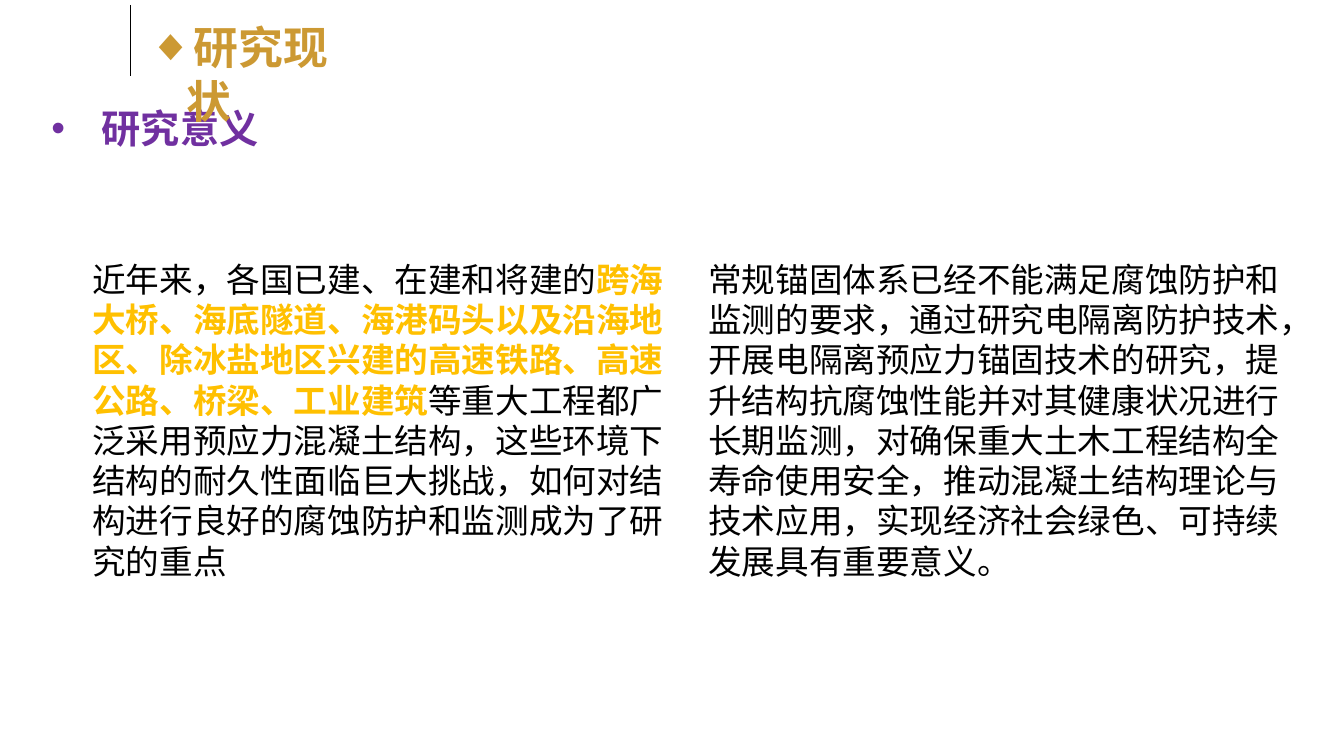
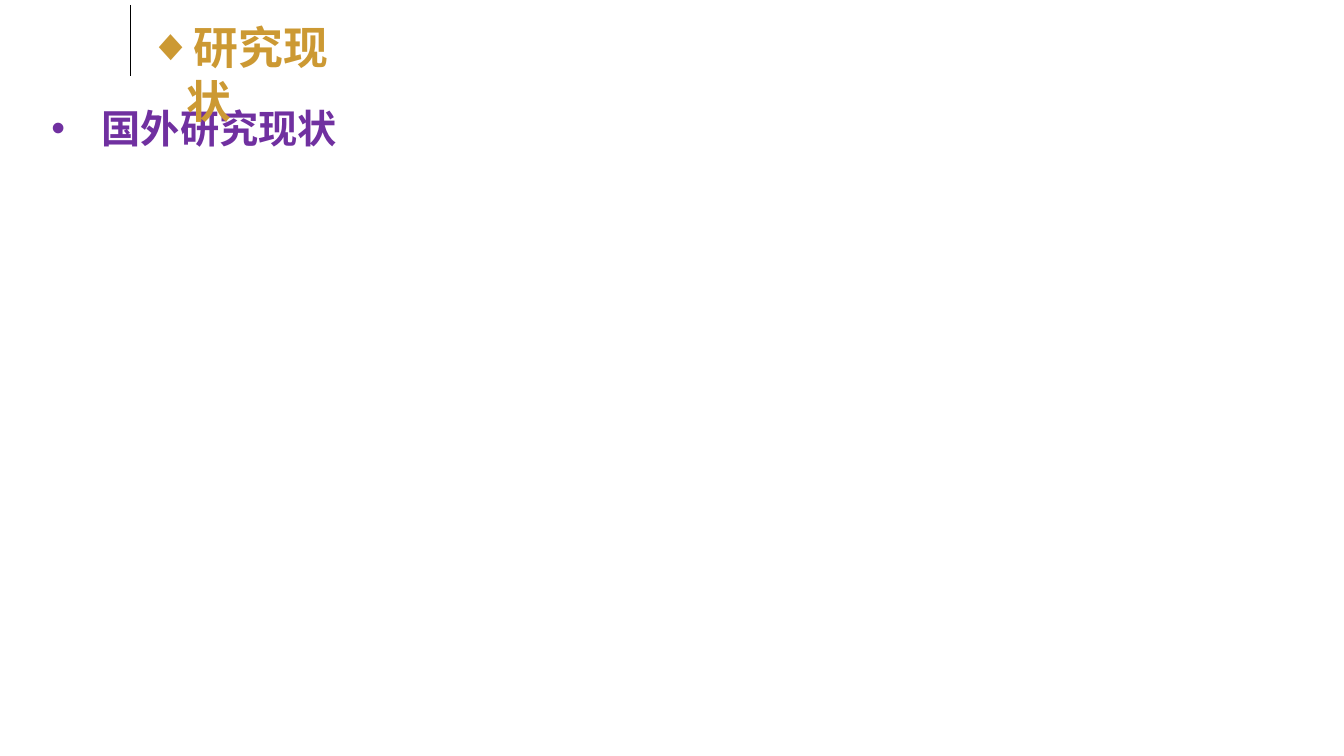
Before and after one commit to kokowhen/paper-manage, a slide deck: slide 6 of EIT/开题答辩slide.pptx (slide 8 before the commit). Drawn at 1344x756 pixels with LibreOffice and Linux fonts; fonts in the diff are those of the drawing; background and template pictures are left out. Boxes give left, top, right and bottom in pixels: in the first picture for what was removed or moved away, otherwise in the second. Text is boxed around its words. In the diff, an @@ line names an element or a change of style, - is before the commit and + after.

```diff
--- a/EIT/开题答辩slide.pptx
+++ b/EIT/开题答辩slide.pptx
@@ text at (102, 103, 337, 147): text changed @@
-• 研究意义
+• 国外研究现状
@@ text removed at (92, 263, 663, 577) @@
-近年来，各国已建、在建和将建的跨海大桥、海底隧道、海港码头以及沿海地区、除冰盐地区兴建的高速铁路、高速公路、桥梁、工业建筑等重大工程都广泛采用预应力混凝土结构，这些环境下结构的耐久性面临巨大挑战，如何对结构进行良好的腐蚀防护和监测成为了研究的重点
@@ text removed at (708, 263, 1313, 577) @@
-常规锚固体系已经不能满足腐蚀防护和监测的要求，通过研究电隔离防护技术，开展电隔离预应力锚固技术的研究，提升结构抗腐蚀性能并对其健康状况进行长期监测，对确保重大土木工程结构全寿命使用安全，推动混凝土结构理论与技术应用，实现经济社会绿色、可持续发展具有重要意义。
```
Also in this commit, not shown: 7 other slides changed, 1 slide added, 6 slides removed, 14 other files.
